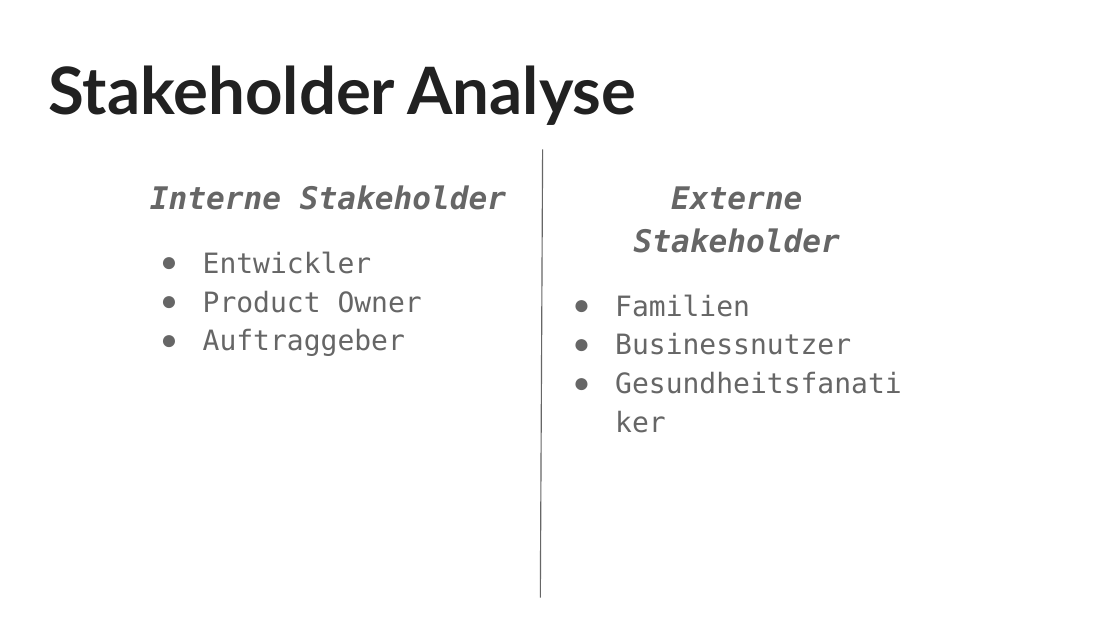
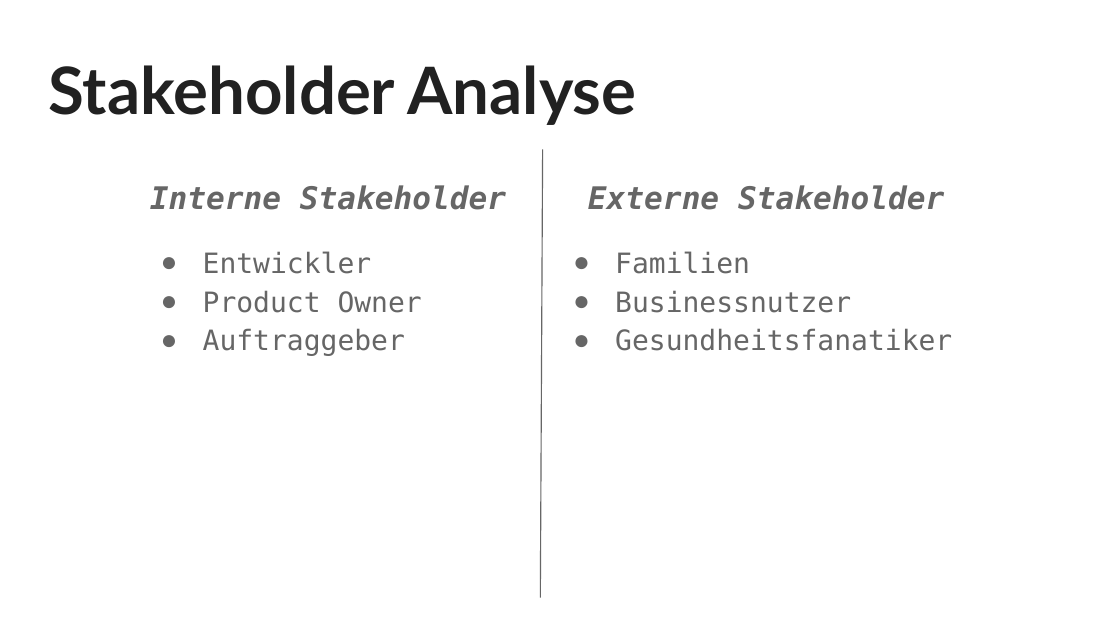
Before and after one commit to HeroPhil/DHBW-Fridge, a slide deck: slide 12 of presentation.pptx. Drawn at 1120x630 pixels with LibreOffice and Linux fonts; fonts in the diff are those of the drawing. Boxes give left, top, right and bottom in pixels: in the first picture for what was removed or moved away, otherwise in the second. Text is boxed around its words. In the diff, an @@ line names an element or a change of style, - is before the commit and + after.

```diff
--- a/presentation.pptx
+++ b/presentation.pptx
@@ text "Externe Stakeholder" rewrapped from [615,186,851,355] to [588,185,952,351] @@
```
Also in this commit, not shown: 2 other slides changed.
